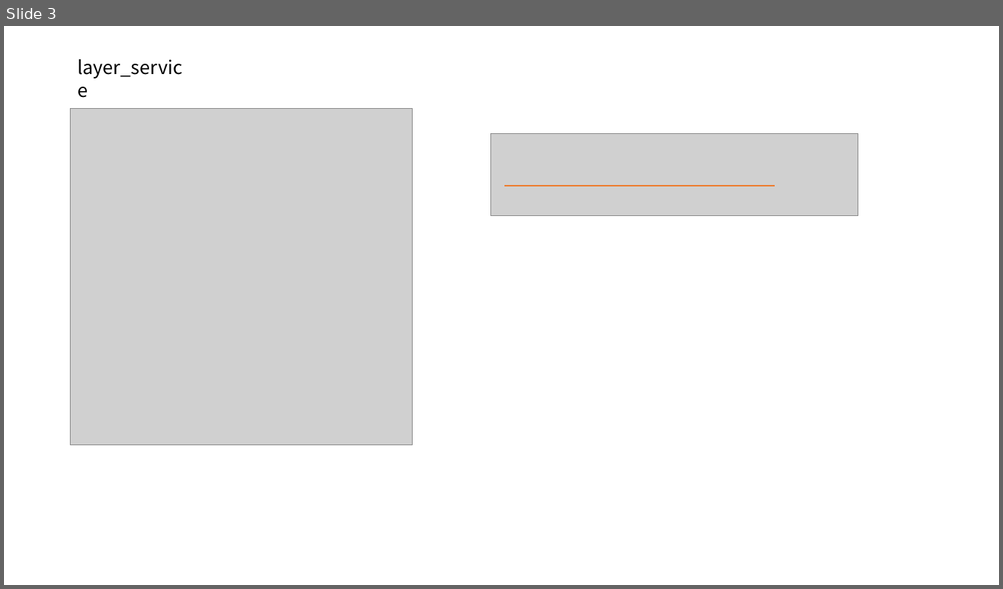
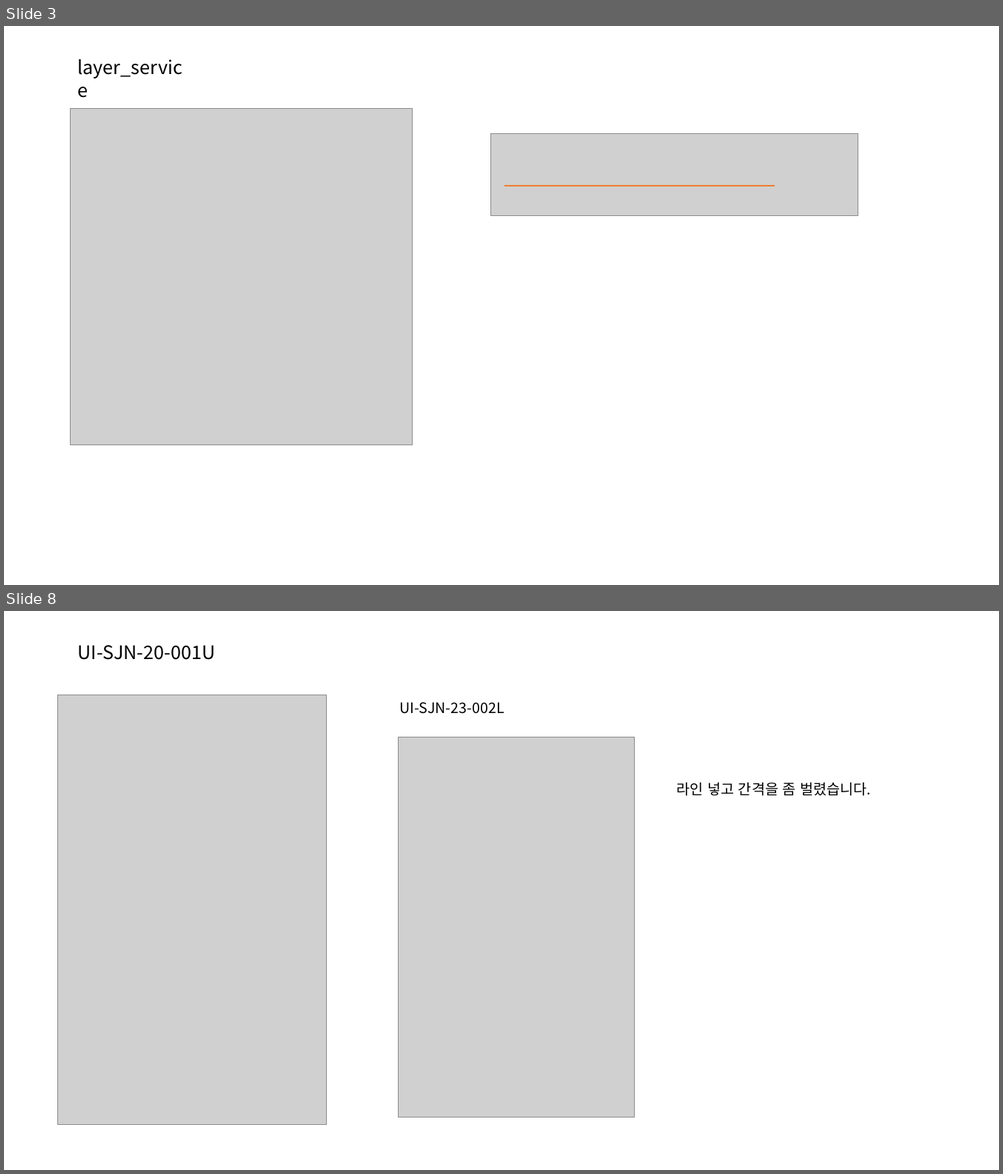
Before and after one commit to jeoungGyy/sejong, a slide deck: ppt/04-01.pptx. Shown one above the other, each under a label of ours: slide 3 before the commit, slides 3 and 8 after it; the slides between them are not shown. The pictures are 1003x589 and 1003x1174 pixels, drawn with LibreOffice and Linux fonts; fonts in the diff are those of the drawing; grey boxes stand for pictures. Boxes give left, top, right and bottom in pixels: in the first picture for what was removed or moved away, otherwise in the second. Text is boxed around its words. In the diff, an @@ line names an element or a change of style, - is before the commit and + after.

```diff
--- a/ppt/04-01.pptx
+++ b/ppt/04-01.pptx
@@ slide 8 added at (x1=4, y1=611, x2=999, y2=1170), background #FFFFFF @@
@@ text added at (x1=78, y1=645, x2=216, y2=660), 18 pt, text #000000 @@
+UI-SJN-20-001U
@@ picture added at (x1=57, y1=695, x2=327, y2=1125) @@
@@ text added at (x1=400, y1=702, x2=504, y2=714), 14 pt, text #000000 @@
+UI-SJN-23-002L
@@ picture added at (x1=398, y1=737, x2=634, y2=1118) @@
@@ text added at (x1=677, y1=782, x2=871, y2=796), 14 pt, text #000000 @@
+라인 넣고 간격을 좀 벌렸습니다.
```
Also in this commit, not shown: 1 slide changed, 8 other slides added, 12 other files.
